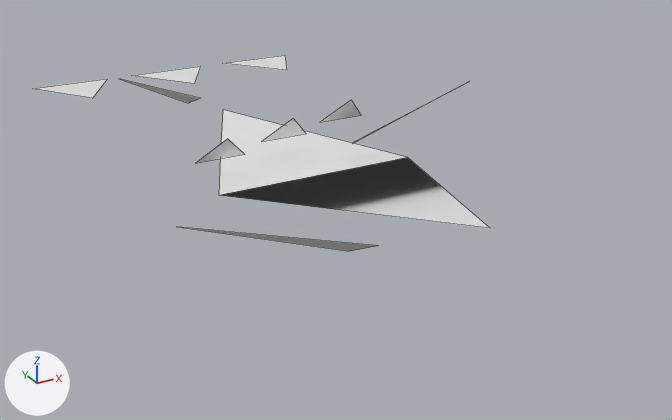
One commit to the OBJ model GameData/Meshes/Ships/voidborn/transport_cargo.obj: the scene before it, then after it.
Rendered twice from a camera (50 mm lens) standing at (-4.75, -9.08, 4.04) and looking at (0.09, -0.28, -0.36). The lights are fixed; the arrows at lower left show +X, +Y and +Z. The first picture is the older version. Mesh edges are drawn as thin lines. Where no turn or scale is listed for an object, it has been applied to the vertices. Vertices at exactly the same position are counted once.

Objects in the first picture: 'transport_cargo'.
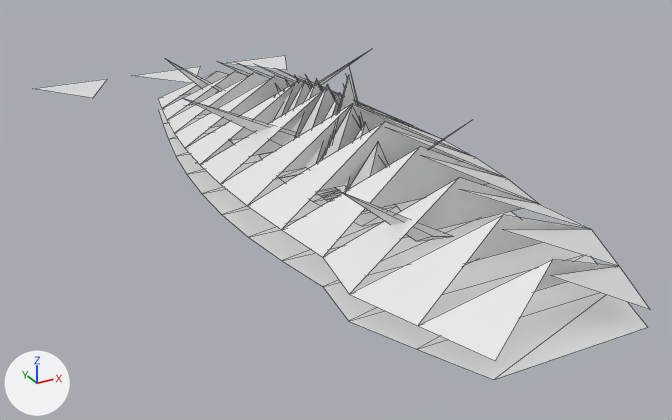
Location of each change, [x1, y1, x2, y2] in pixels of the pictures (672 x 420 px):
```json
{"object": "transport_cargo", "change": "reshaped", "before": [34, 55, 489, 251], "after": [34, 50, 650, 380], "on screen": "35% wider, 68% taller"}
{"part": 1, "of": "me_transport_cargo", "change": "rebuilt", "before": [219, 110, 489, 228], "after": [158, 61, 650, 361], "on screen": "82% wider, 153% taller"}
{"part": 2, "of": "me_transport_cargo", "change": "deleted", "before": [181, 227, 376, 251]}
{"part": 3, "of": "me_transport_cargo", "change": "deleted", "before": [121, 79, 201, 103]}
{"part": 4, "of": "me_transport_cargo", "change": "deleted", "before": [352, 84, 464, 144]}
{"part": 5, "of": "me_transport_cargo", "change": "added", "after": [159, 50, 647, 380]}
```

The change, as JSON lines over the scene's bpy script:
```json
{"block": "me_transport_cargo", "where": "# used by ob_transport_cargo; location = (0.0, 0.0, 0.0)"}
{"op": "remove", "block": "me_transport_cargo", "code": "me_transport_cargo.from_pydata(...)  # 31 vertices, 11 faces; spans x -2.64..2.16, y -3.24..5.31, z 0.0..0.98"}
{"op": "add", "block": "me_transport_cargo", "code": "me_transport_cargo.from_pydata(...)  # 212 vertices, 156 faces; spans x -2.16..2.16, y -4.4..5.31, z 0.0..1.52"}
{"block": "me_transport_cargo", "change": "me_transport_cargo part 1: the loose piece of 4 vertices spanning x -1.25..1.25, y -3.24..2.91, z 0.0..0.62 is rebuilt with 50 vertices and now spans x -1.43..1.43, y -4.4..3.37, z 0.17..1.1"}
{"block": "me_transport_cargo", "change": "me_transport_cargo part 2: the loose piece of 3 vertices spanning x -2.64..-0.66, y -2.64..-2.24, z 0.17..0.98 is deleted"}
{"block": "me_transport_cargo", "change": "me_transport_cargo part 3: the loose piece of 3 vertices spanning x -1.57..-0.39, y 2.54..2.94, z 0.17..0.76 is deleted"}
{"block": "me_transport_cargo", "change": "me_transport_cargo part 4: the loose piece of 3 vertices spanning x 0.53..2.1, y -0.05..0.35, z 0.17..0.87 is deleted"}
{"block": "me_transport_cargo", "change": "me_transport_cargo part 5"}
{"block": "me_transport_cargo", "change": "130 vertices are added at x -1.7..1.43, y -4.4..3.37, z 0.0..1.52"}
{"block": "me_transport_cargo", "change": "14 new vertices lie (0.54, 0.0, 0.0) away from vertices in x -0.27, y -1.5..1.25, z 0.0..0.45"}
{"block": "me_transport_cargo", "change": "114 new faces join them"}
```
